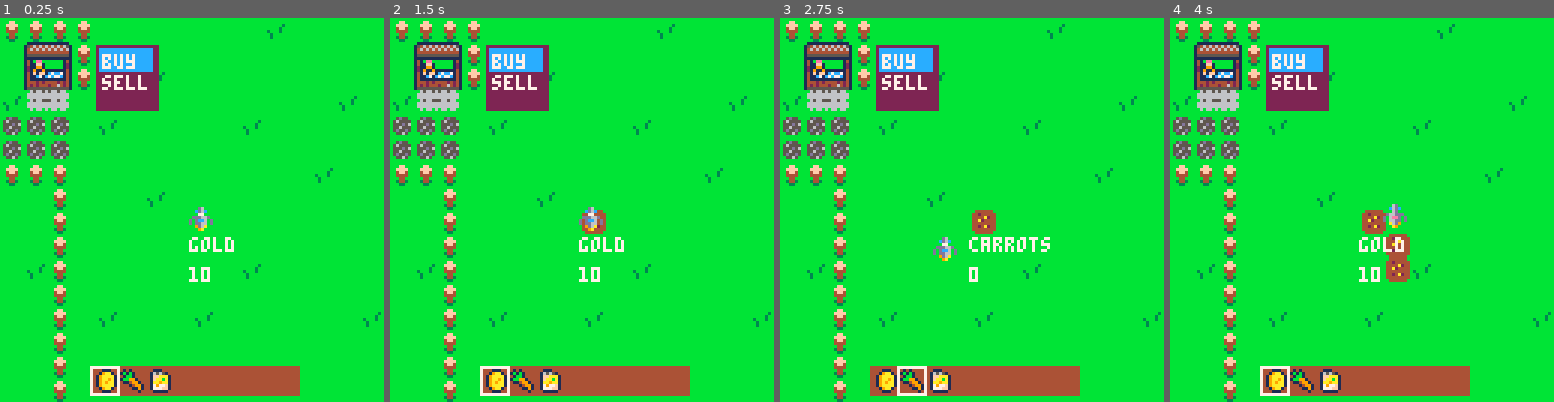
Above: before the commit, frames 1-4 (left to right).
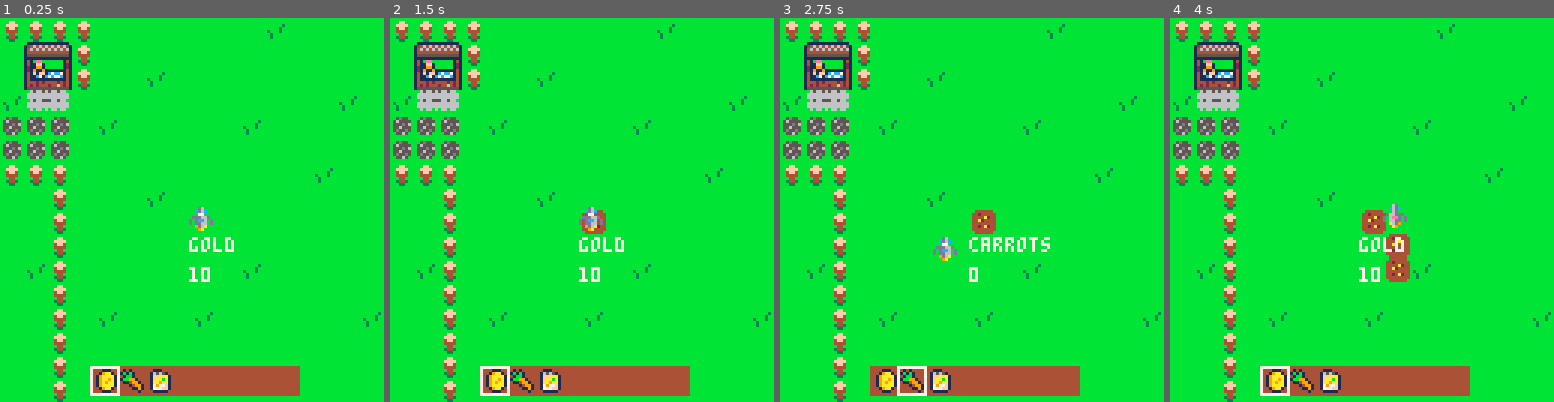
Above: after the commit, the same moments.

Repository: whykay/spacecat-farming
Game: PICO-8 cartridge farm.p8
Same seed, same stepped clock (60 frames per second), same inputs: the game is played once before the commit and once after it.
Inputs:
- Up to frame 1 (0.25 s): no input
- Up to frame 2 (1.5 s): tap O (Z key) at 0.33, 0.7, 1.43 s; tap X (X key) at 1.07 s
- Up to frame 3 (2.75 s): hold Left 1.97-2.37 s; tap X (X key) at 2.07, 2.4, 2.73 s; tap O (Z key) at 2.22 s; hold Down from 2.42 s (still down)
- Up to frame 4 (4 s): release Down at 2.82 s; hold Right 2.87-3.53 s; tap X (X key) at 3.07, 3.4, 3.73 s; tap O (Z key) at 3.1, 3.98 s; hold Up from 3.58 s (still down)

The runs differ from the first frame. In frame 1, 2.8% of the frame differs, in the area x 25-42%, y 7-25%; in frame 2, 2.8%; in frame 3, 2.8%; in frame 4, 2.8%.

Commit message:
farm tut 13 - toggle menu when at stall

Diff:
--- a/farm.p8
+++ b/farm.p8
@@ -108,11 +108,12 @@
 				end --end-if
 			end --end-for
 		elseif fget(mget(ptx, pty), 2) then
-		--spend gold
-			if coins > 0 then
-				seeds += 1
-				coins -= 1
-			end --endif-coins
+			--if on stall tiles
+			if menutoggle == false then
+				menutoggle = true
+		 else
+		 	menutoggle = false
+		 end
 		end --endif-fget
 	end --end-btnp
 
@@ -241,6 +242,8 @@
 
 function imenu()
 	menutable = {"buy", "sell"}
+	menusel = 1
+	menutoggle = false
 end
 
 function umenu()
@@ -248,10 +251,12 @@
 end
 
 function dmenu()
-	rectfill(32, 9, 52, 30, 2)
-	rectfill(33, 10, 50, 17, 12)
-	for i=1, #menutable do
-		print(menutable[i], 34, 5+7*i, 7)
+	if menutoggle then
+		rectfill(32, 9, 52, 30, 2)
+		rectfill(33, 10, 50, 17, 12)
+		for i=1, #menutable do
+			print(menutable[i], 34, 5+7*i, 7)
+		end
 	end
 end
 __gfx__
